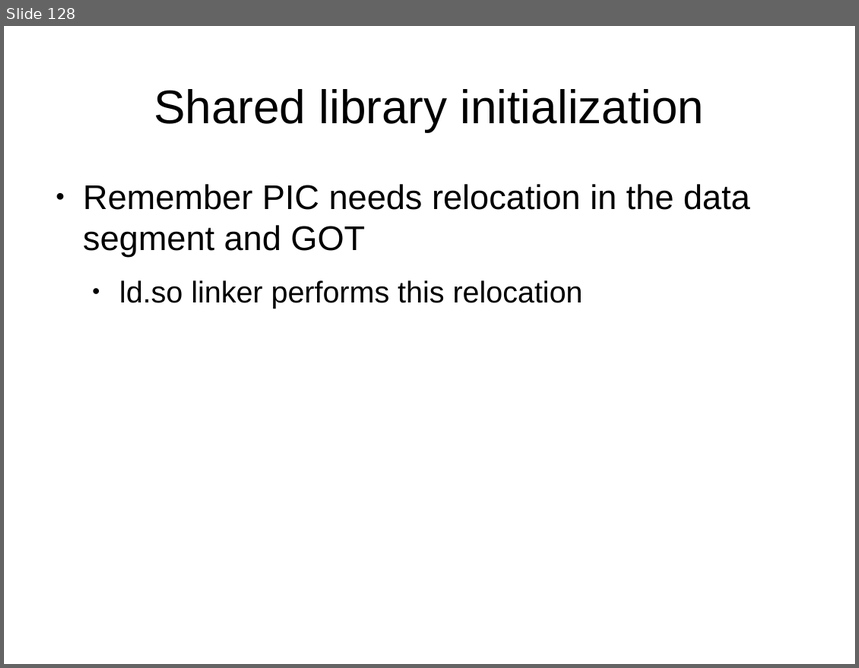
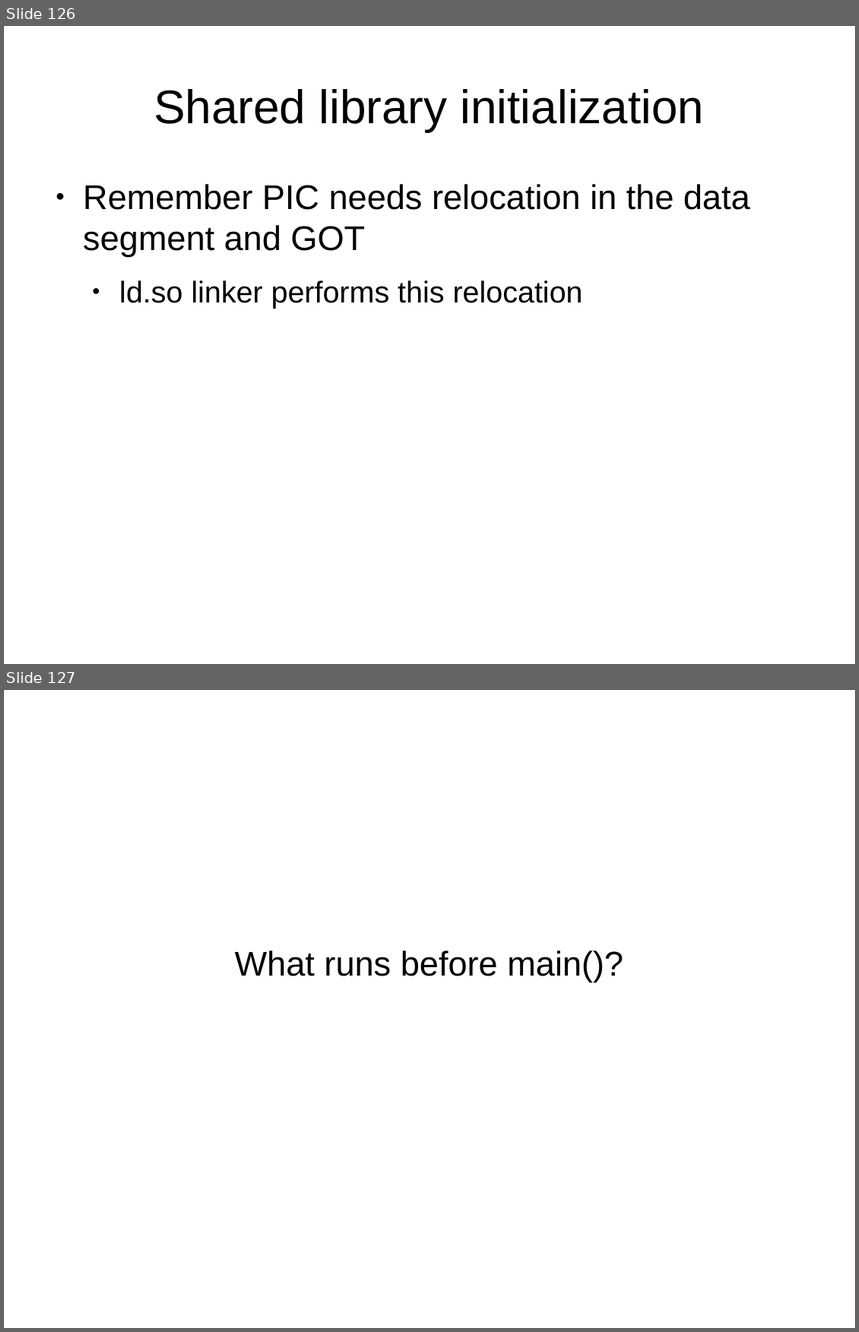
Before and after one commit to antonburtsev/cs5460, a slide deck: lectures/lecture04-linking-and-loading/lecture04-linking-and-loading.odp. Shown one above the other, each under a label of ours: slide 128 before the commit, slides 126 and 127 after it. The pictures are 859x668 and 859x1332 pixels, drawn with LibreOffice and Linux fonts; fonts in the diff are those of the drawing. Boxes give left, top, right and bottom in pixels: in the first picture for what was removed or moved away, otherwise in the second. Text is boxed around its words. In the diff, an @@ line names an element or a change of style, - is before the commit and + after.

```diff
--- a/lectures/lecture04-linking-and-loading/lecture04-linking-and-loading.odp
+++ b/lectures/lecture04-linking-and-loading/lecture04-linking-and-loading.odp
@@ slide 127 added at (x1=4, y1=690, x2=855, y2=1328), background #FFFFFF @@
@@ subtitle added at (x1=235, y1=951, x2=623, y2=983), 32 pt, text #000000 @@
+What runs before main()?
@@ what was slide 128 is now slide 126 @@
```
Also in this commit, not shown: 1 slide changed, 6 other slides added, 1 slide removed, 2 other files.
